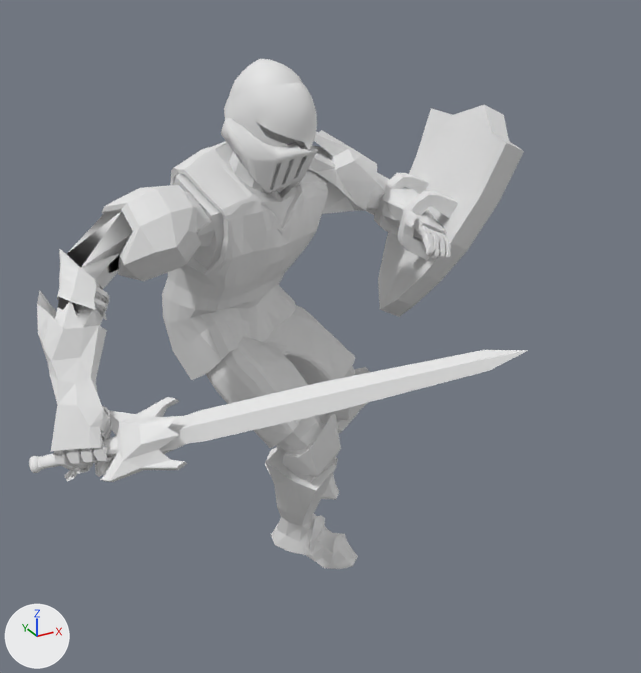
Two versions of the OBJ model OpenGL_Framework/OpenGL_Framework/Assets/Models/KnightAnimations/SideSpecialPoses/SideSpecial4.obj, one commit apart.
The view is the same before and after, from a 50 mm lens placed at (-2.75, -5.44, 4.57), pointed at (-0.11, -0.65, 2.17). The lights are fixed; the arrows at lower left show +X, +Y and +Z. Where no turn or scale is listed for an object, it has been applied to the vertices.

In view in the first picture: 'SideSpecial4'.
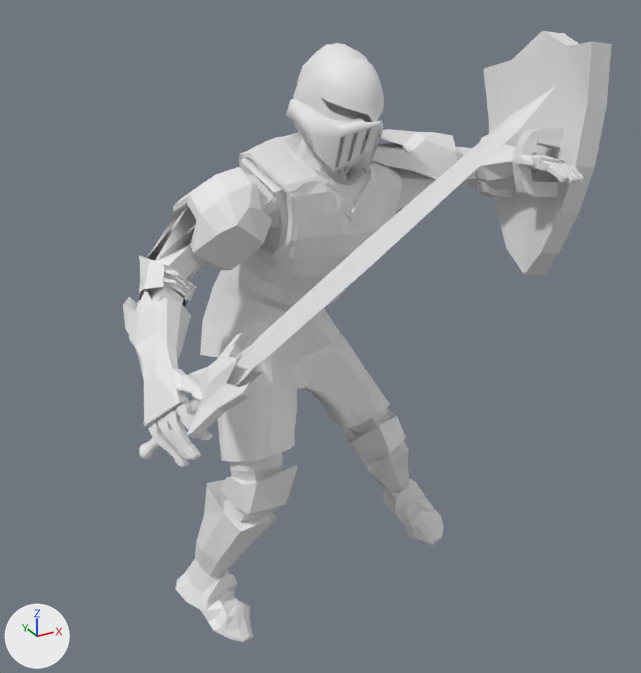
Boxes [x1, y1, x2, y2] around the edits, measured in the pictures (641 x 673 px; the box of a moved part takes in the faces that stretch with it):
'SideSpecial4', reshaped (20% taller): before [29, 59, 528, 569]; after [123, 31, 612, 642]
part 1 of me_sidespecial4, moved or reshaped: before [29, 350, 528, 482]; after [139, 86, 556, 460]
part 2 of me_sidespecial4, moved or reshaped: before [374, 105, 524, 317]; after [477, 31, 612, 275]
part 3 of me_sidespecial4, moved or reshaped: before [229, 82, 317, 150]; after [296, 59, 384, 122]
part 4 of me_sidespecial4, moved or reshaped: before [37, 59, 451, 569]; after [123, 43, 584, 642]

What the commit changed:
me_sidespecial4 is used by ob_sidespecial4; location (0.0, 0.0, 0.0).
me_sidespecial4 had 4917 vertices, 9649 faces and spanned x -2.09..1.58, y -1.99..0.92, z -0.02..3.91.
me_sidespecial4 now has 4917 vertices, 9649 faces and spans x -1.54..1.88, y -2.41..0.31, z -0.08..4.03.
me_sidespecial4 part 1: the loose piece of 498 vertices spanning x -2.09..0.49, y -1.99..-0.65, z 1.73..2.47 is multiplied about its middle by the matrix ((0.893, 0.397, -0.212), (-0.24, 0.818, 0.523), (0.381, -0.416, 0.826)), then moved by (0.1, -0.42, 0.83).
me_sidespecial4 part 2: the loose piece of 550 vertices spanning x 0.67..1.58, y -0.93..0.37, z 1.94..3.53 is multiplied about its middle by the matrix ((0.956, -0.081, -0.283), (0.161, 0.948, 0.275), (0.246, -0.309, 0.919)), then moved by (0.52, -0.48, 0.49).
me_sidespecial4 part 3: the loose piece of 106 vertices spanning x -0.5..0.03, y -0.53..0.03, z 3.39..3.79 is multiplied about its middle by the matrix ((0.988, 0.138, 0.064), (-0.148, 0.969, 0.198), (-0.034, -0.205, 0.978)), then moved by (0.37, -0.2, 0.12).
me_sidespecial4 part 4: 3763 of 4917 vertices moved; they spanned x -1.98..1.2, y -0.99..0.92, z -0.02..3.91 and now span x -1.51..1.7, y -1.56..0.31, z -0.08..4.01; mean shift (0.26, -0.38, 0.15); largest move (0.33, 0.92, 0.36) -> (1.21, 0.03, 0.24).
